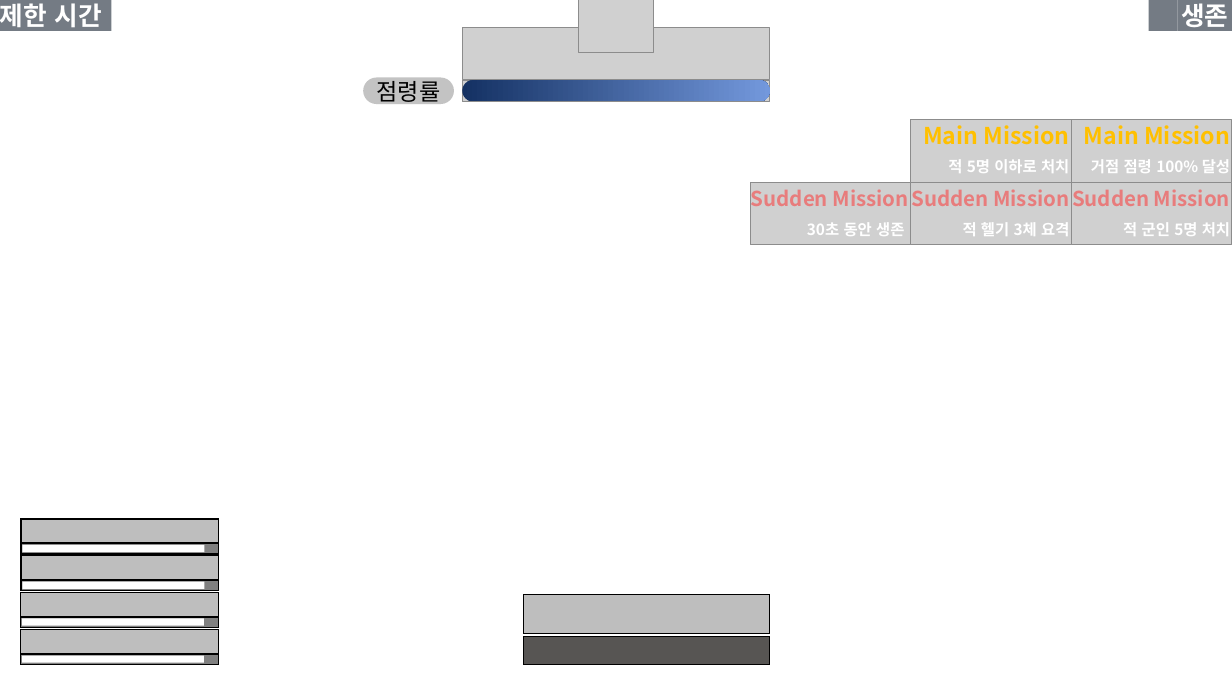
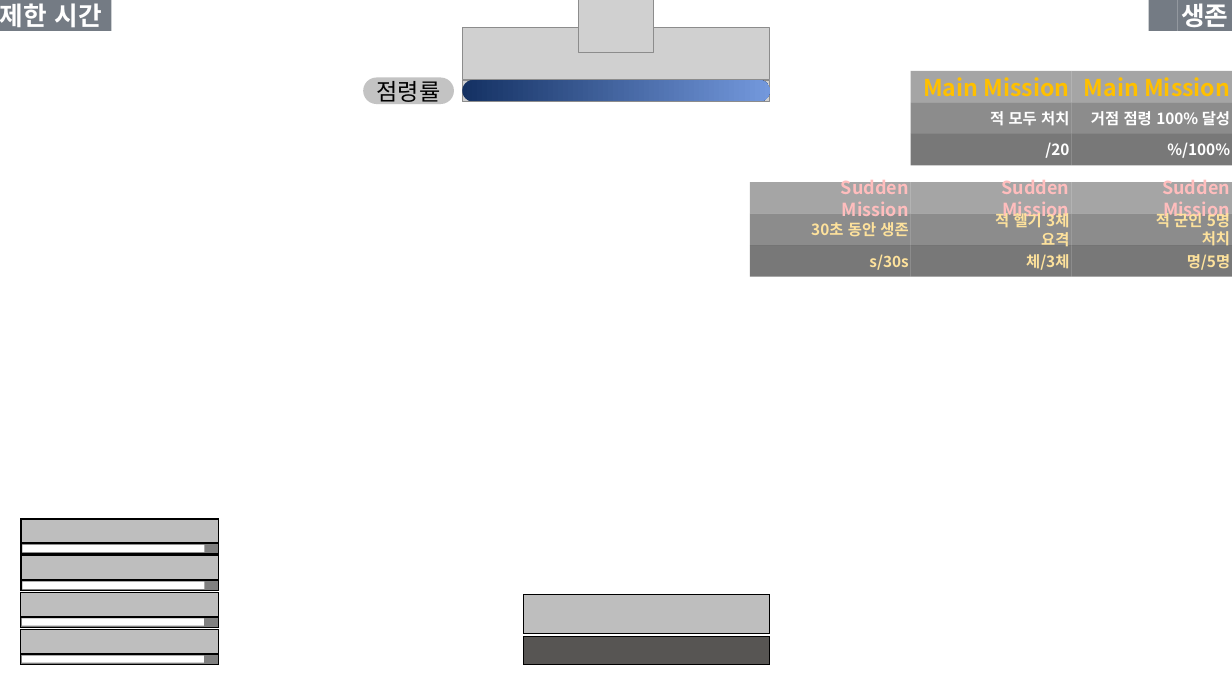
Before and after one commit to kiption/XD, a slide deck: slide 1 of Client/PvE/REVENGER/UI/XDUI/UI.pptx. Drawn at 1232x693 pixels with LibreOffice and Linux fonts; fonts in the diff are those of the drawing; grey boxes stand for pictures; background and template pictures are left out. Boxes give left, top, right and bottom in pixels: in the first picture for what was removed or moved away, otherwise in the second. Text is boxed around its words. In the diff, an @@ line names an element or a change of style, - is before the commit and + after.

```diff
--- a/Client/PvE/REVENGER/UI/XDUI/UI.pptx
+++ b/Client/PvE/REVENGER/UI/XDUI/UI.pptx
@@ picture removed at box(911, 119, 1072, 182) @@
@@ text at box(990, 111, 1069, 126): text changed @@
-적 5명 이하로 처치
+적 모두 처치
@@ 3 texts: place and size @@
-3 texts at box(923, 125, 1230, 173)
+3 texts at box(923, 77, 1230, 126)
@@ picture removed at box(1071, 119, 1232, 182) @@
@@ group added at box(911, 71, 1232, 165): 6 rectangles, 2 texts @@
+/20
+%/100%
@@ text "Sudden Mission": place and size @@
-text "Sudden Mission" at box(751, 189, 909, 206)
+text "Sudden Mission" at box(841, 176, 909, 216)
@@ text "Sudden Mission": place and size @@
-text "Sudden Mission" at box(912, 189, 1069, 206)
+text "Sudden Mission" at box(1002, 176, 1070, 222)
@@ size 16 to 14 pt, text colour #E87C7C to #FFBDBD in 3 elements at box(1002, 176, 1070, 222), box(841, 176, 909, 216), box(1162, 176, 1230, 221) @@
@@ text "Sudden Mission": place and size @@
-text "Sudden Mission" at box(1072, 189, 1230, 206)
+text "Sudden Mission" at box(1162, 176, 1230, 221)
@@ picture removed at box(750, 182, 911, 245) @@
@@ picture removed at box(911, 182, 1072, 245) @@
@@ picture removed at box(1071, 182, 1232, 245) @@
@@ text colour #FFFFFF to #FEE29C in 3 elements at box(1156, 211, 1230, 245), box(811, 222, 908, 236), box(995, 211, 1069, 246) @@
@@ text "적 헬기 3체 요격": place and size @@
-text "적 헬기 3체 요격" at box(963, 222, 1069, 236)
+text "적 헬기 3체 요격" at box(995, 211, 1069, 246)
@@ text "적 군인 5명 처치": place and size @@
-text "적 군인 5명 처치" at box(1123, 222, 1230, 236)
+text "적 군인 5명 처치" at box(1156, 211, 1230, 245)
@@ group added at box(750, 182, 1232, 276): 9 rectangles, 3 texts @@
+s/30s
+체/3체
+명/5명
```
Also in this commit, not shown: 9 other files.
